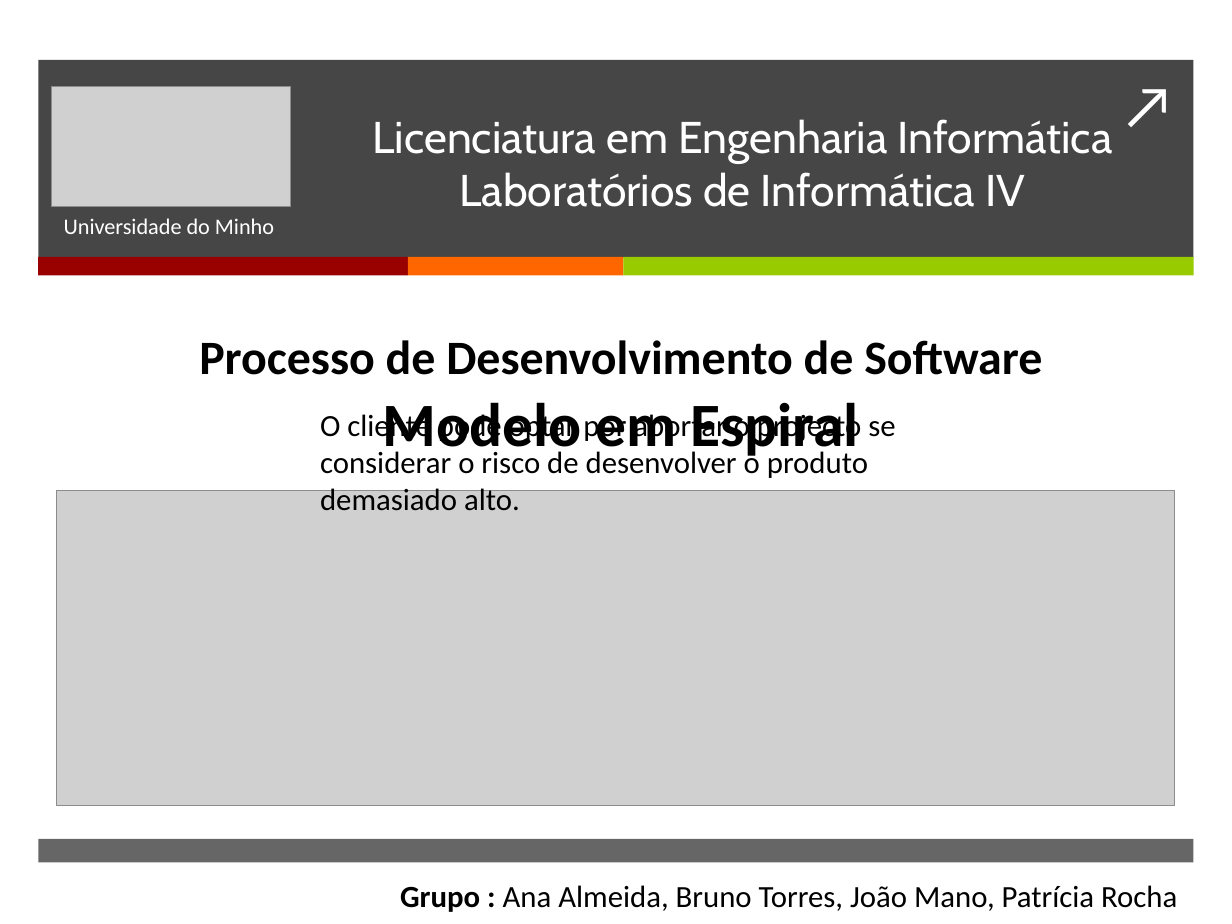
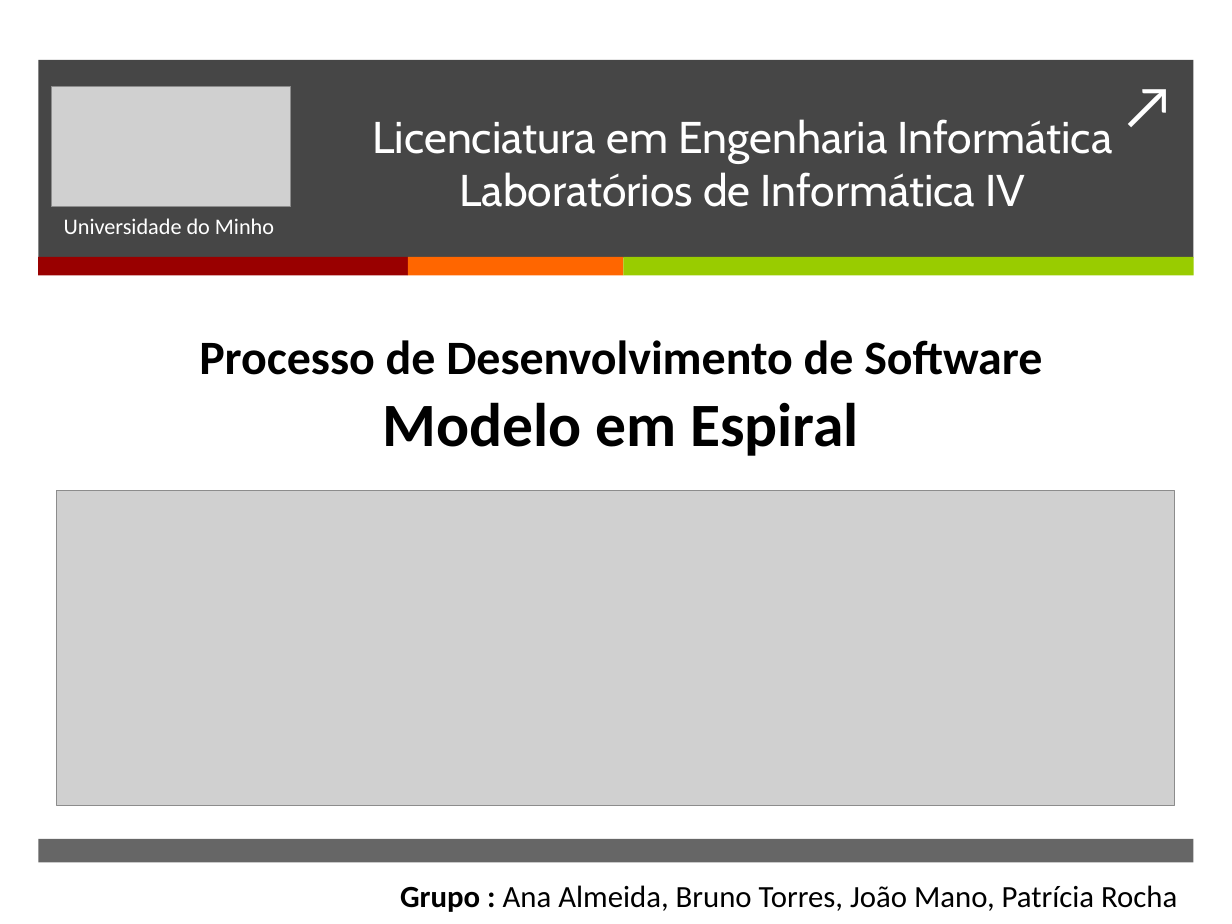
Before and after one commit to BrunoTorres/LI4, a slide deck: slide 1 of Apresentação/Apresentacao.pptx. Drawn at 1232x924 pixels with LibreOffice and Linux fonts; fonts in the diff are those of the drawing; grey boxes stand for pictures. Boxes give left, top, right and bottom in pixels: in the first picture for what was removed or moved away, otherwise in the second. Text is boxed around its words. In the diff, an @@ line names an element or a change of style, - is before the commit and + after.

```diff
--- a/Apresentação/Apresentacao.pptx
+++ b/Apresentação/Apresentacao.pptx
@@ text removed at (x1=320, y1=410, x2=895, y2=511) @@
-O cliente pode optar por abortar o projecto se considerar o risco de desenvolver o produto
-demasiado alto.
```
Also in this commit, not shown: 5 other slides changed.
